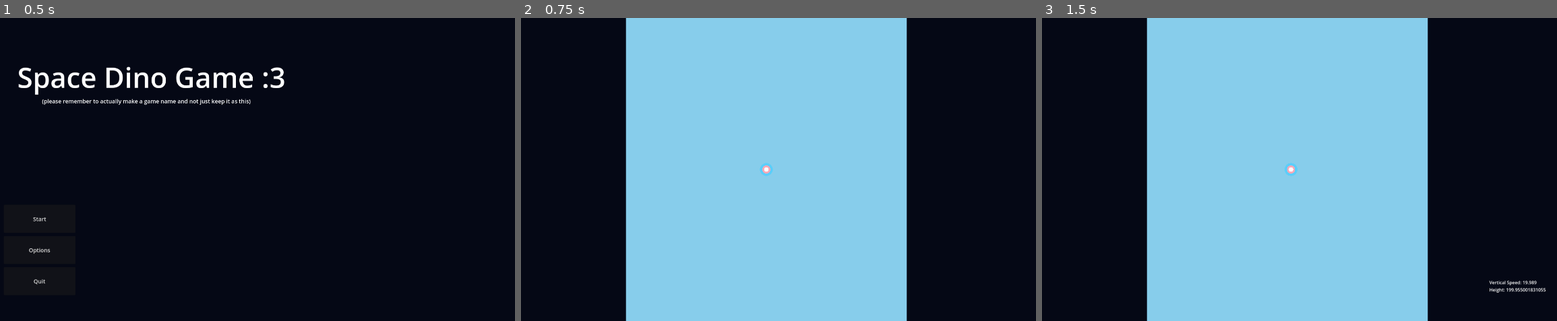
Above: before the commit, frames 1-3 (left to right).
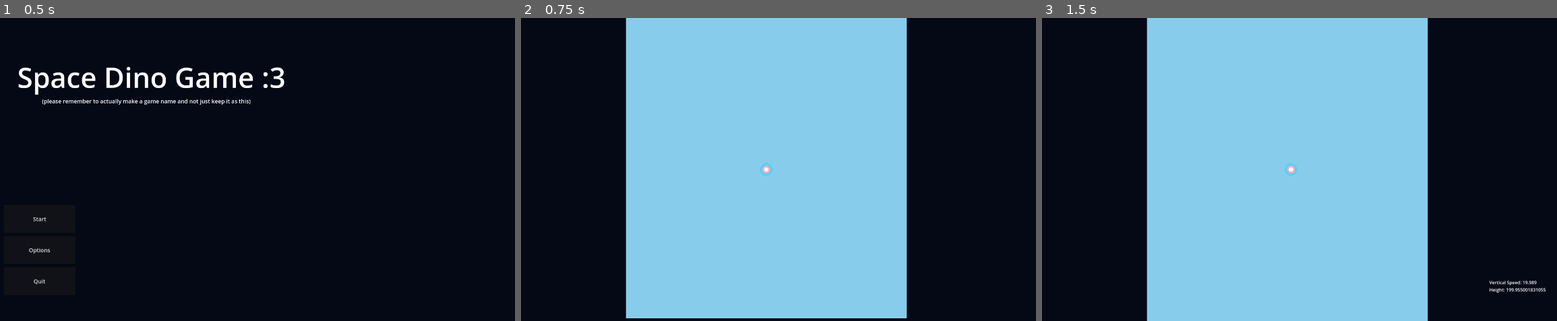
Above: after the commit, the same moments.

Repository: RiverDot/Space-Dinos
Game: Godot game, scene res://Scenes/root.tscn
Same seed, same stepped clock (60 frames per second), same inputs: the game is played once before the commit and once after it.
Inputs:
- Up to frame 1 (0.5 s): no input
- Up to frame 2 (0.75 s): click "Start" at 0.5 s
- Up to frame 3 (1.5 s): tap Enter at 1.25 s; hold D (Player Right) from 1.28 s (still down); hold Space (Launch) from 1.28 s (still down)

Frame 1 is identical in both runs. In frame 2, 0.5% of the frame differs, in the area x 20-75%, y 99-100%; in frame 3, nothing differs.

Commit message:
just adjusted some values

Diff:
--- a/Scripts/GradientBG.gd
+++ b/Scripts/GradientBG.gd
@@ -1,5 +1,5 @@
 extends Sprite2D
 
 func _ready():
-	position.y = (get_viewport_rect().size.y - texture.get_height()) + 480
+	position.y = (get_viewport_rect().size.y - texture.get_height()) + 250
 	print(position.y)
--- a/Scripts/flightScene.gd
+++ b/Scripts/flightScene.gd
@@ -9,7 +9,7 @@
 
 @onready var rocket_ship = $"Rocket Ship"
 @onready var speed_label = $SpeedLabel
-@onready var bg_sprite: Node2D = self.get_child(0)
+@onready var bg_sprite: Node2D = $Background
 var format_string = "Vertical Speed: {vert} \nHeight: {height}"
 
 func _process(_delta):
